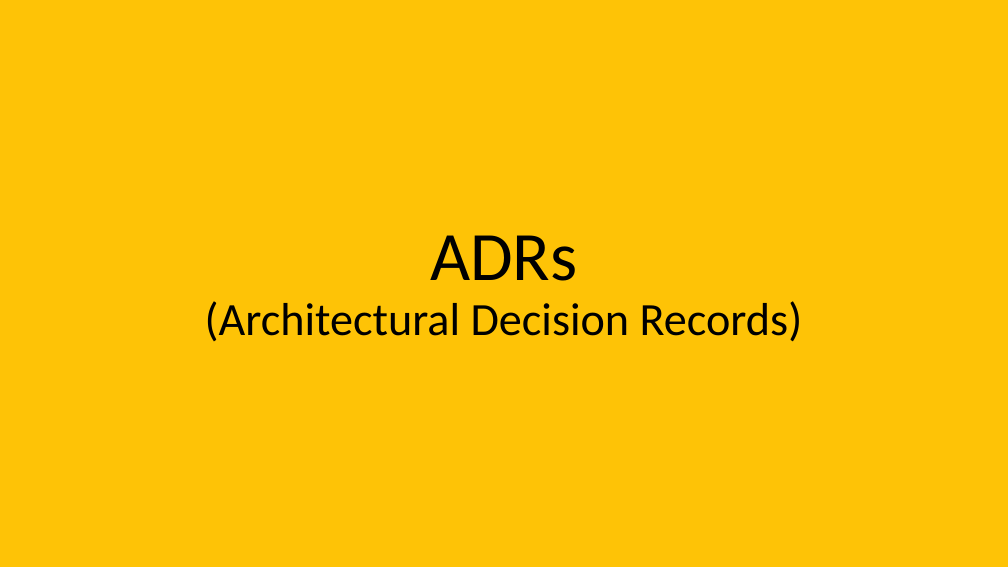
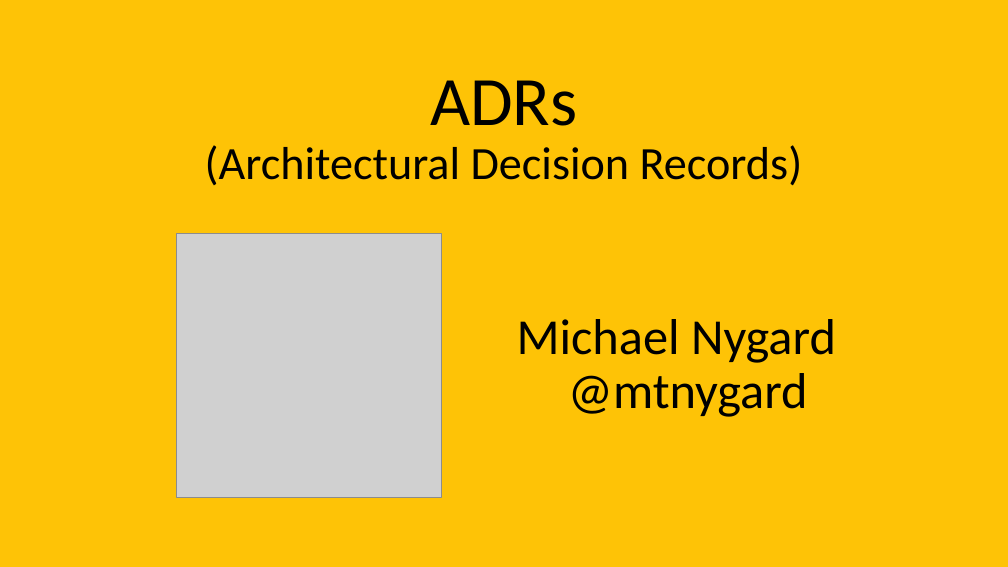
Before and after one commit to davidaayers/ea-talk, a slide deck: slide 29 of ea_in_a_devops_time.pptx (slide 28 before the commit). Drawn at 1008x567 pixels with LibreOffice and Linux fonts; fonts in the diff are those of the drawing; grey boxes stand for pictures. Boxes give left, top, right and bottom in pixels: in the first picture for what was removed or moved away, otherwise in the second. Text is boxed around its words. In the diff, an @@ line names an element or a change of style, - is before the commit and + after.

```diff
--- a/ea_in_a_devops_time.pptx
+++ b/ea_in_a_devops_time.pptx
@@ title "ADRs (Architectural Decision Records)": place and size @@
-title "ADRs (Architectural Decision Records)" at [205,235,803,342]
+title "ADRs (Architectural Decision Records)" at [205,80,803,186]
@@ picture added at [177,234,442,498] @@
@@ text added at [517,319,836,417], 48 pt, text #000000 @@
+Michael Nygard
+@mtnygard
```
Also in this commit, not shown: 12 other slides changed, 4 slides added.
